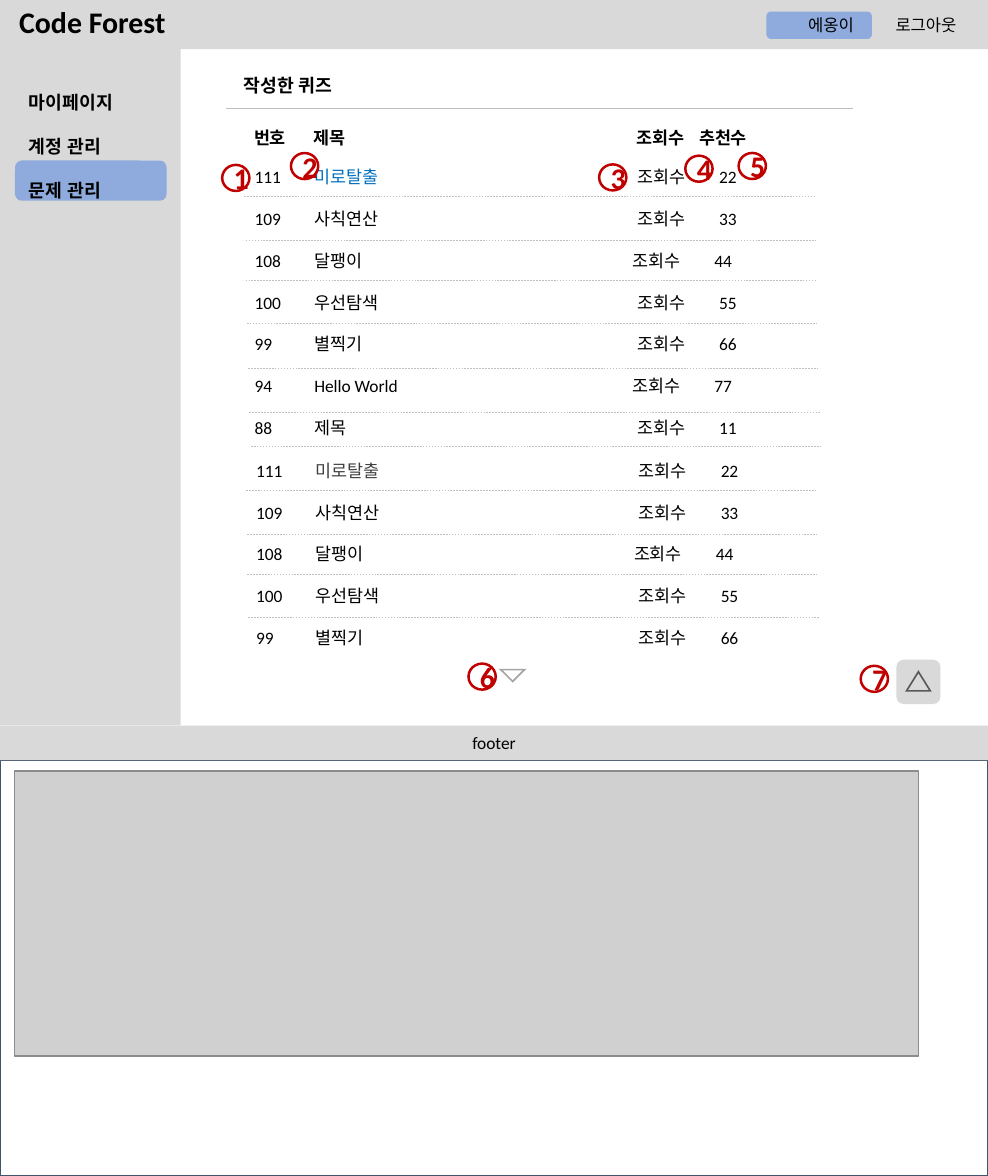
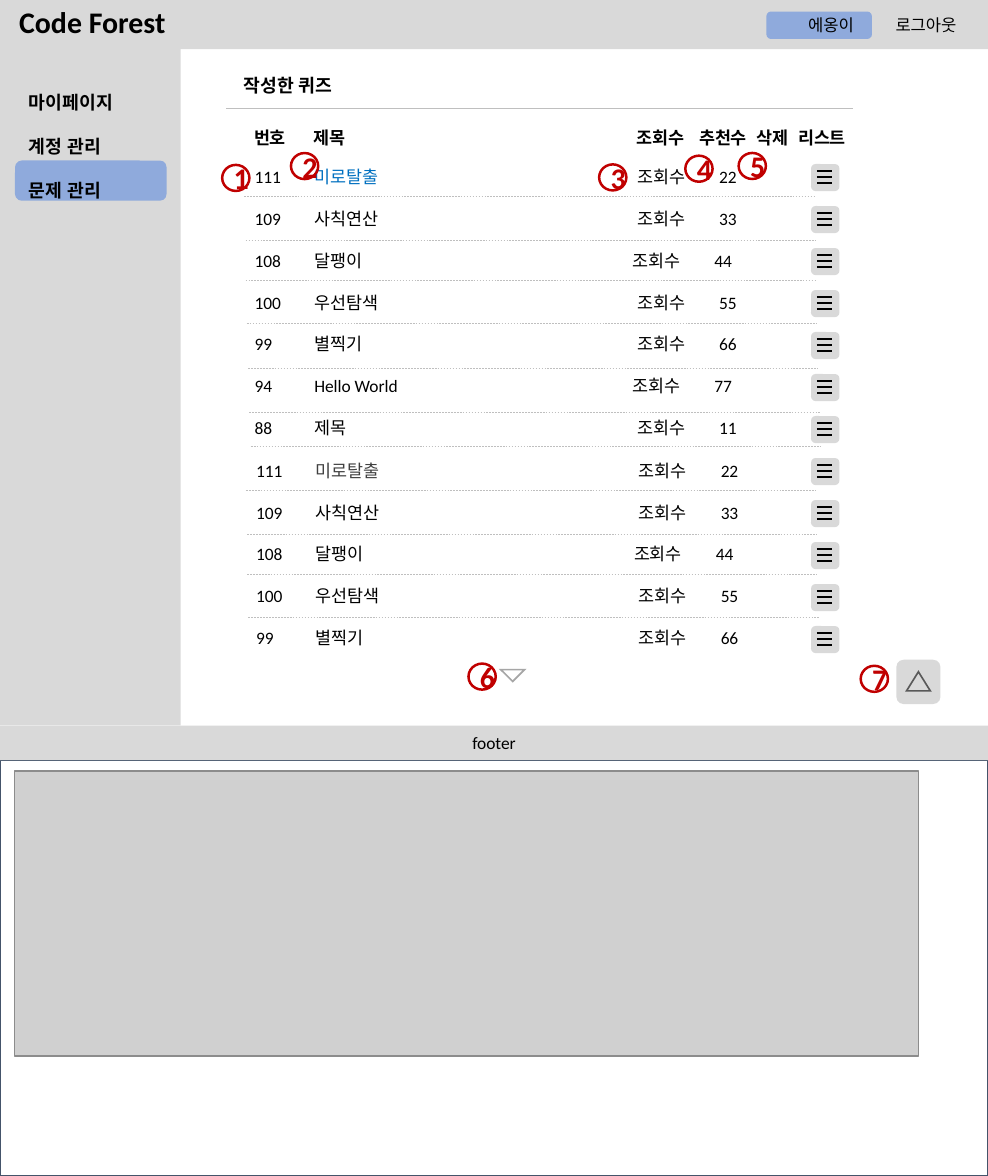
Before and after one commit to btcdd/document, a slide deck: slide 25 of 스토리보드.pptx (slide 23 before the commit). Drawn at 988x1176 pixels with LibreOffice and Linux fonts; fonts in the diff are those of the drawing; grey boxes stand for pictures; background and template pictures are left out. Boxes give left, top, right and bottom in pixels: in the first picture for what was removed or moved away, otherwise in the second. Text is boxed around its words. In the diff, an @@ line names an element or a change of style, - is before the commit and + after.

```diff
--- a/스토리보드.pptx
+++ b/스토리보드.pptx
@@ text at (x1=254, y1=129, x2=846, y2=146): text changed @@
-번호 제목 조회수 추천수
+번호 제목 조회수 추천수 삭제 리스트
@@ group added at (x1=811, y1=164, x2=840, y2=191): 3 lines, 1 rounded rectangle @@
@@ group added at (x1=811, y1=205, x2=840, y2=233): 3 lines, 1 rounded rectangle @@
@@ group added at (x1=811, y1=248, x2=840, y2=276): 3 lines, 1 rounded rectangle @@
@@ group added at (x1=811, y1=290, x2=840, y2=318): 3 lines, 1 rounded rectangle @@
@@ group added at (x1=811, y1=332, x2=840, y2=360): 3 lines, 1 rounded rectangle @@
@@ group added at (x1=811, y1=374, x2=840, y2=401): 3 lines, 1 rounded rectangle @@
@@ group added at (x1=811, y1=416, x2=840, y2=443): 3 lines, 1 rounded rectangle @@
@@ group added at (x1=811, y1=458, x2=840, y2=485): 3 lines, 1 rounded rectangle @@
@@ group added at (x1=811, y1=499, x2=840, y2=527): 3 lines, 1 rounded rectangle @@
@@ group added at (x1=811, y1=542, x2=840, y2=570): 3 lines, 1 rounded rectangle @@
@@ group added at (x1=811, y1=584, x2=840, y2=612): 3 lines, 1 rounded rectangle @@
@@ group added at (x1=811, y1=626, x2=840, y2=653): 3 lines, 1 rounded rectangle @@
```
Also in this commit, not shown: 8 other slides changed, 3 slides added.
